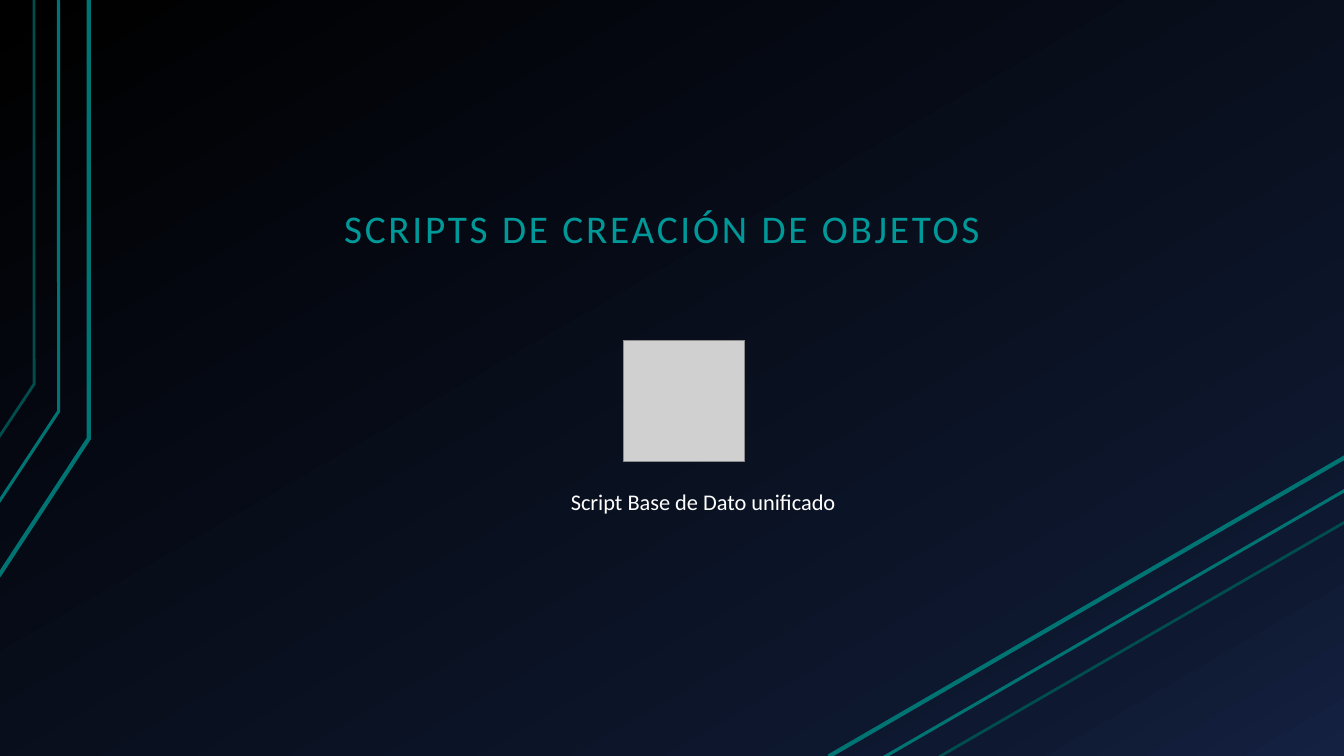
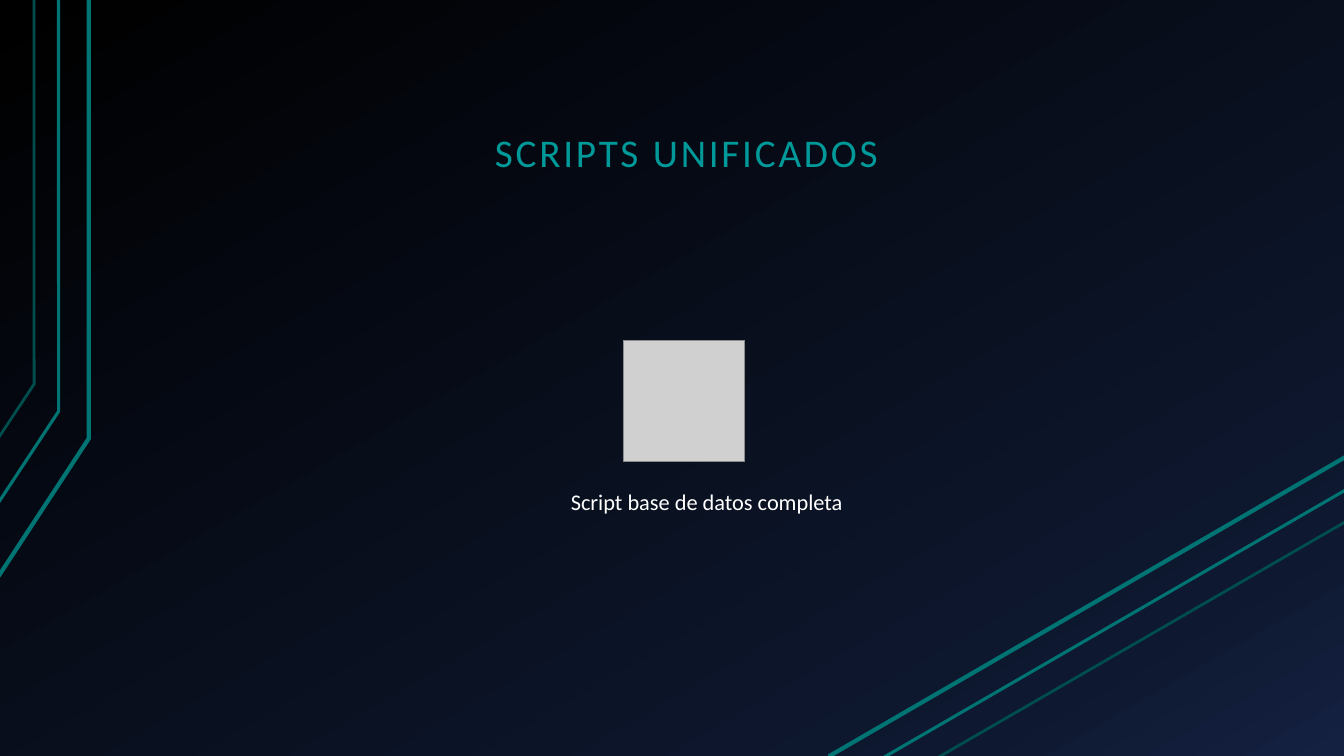
Before and after one commit to hferrer08/BDEcommerce, a slide deck: slide 25 of EcommerceVideojuegos+HubertFerrer.pptx (slide 22 before the commit). Drawn at 1344x756 pixels with LibreOffice and Linux fonts; fonts in the diff are those of the drawing; grey boxes stand for pictures. Boxes give left, top, right and bottom in pixels: in the first picture for what was removed or moved away, otherwise in the second. Text is boxed around its words. In the diff, an @@ line names an element or a change of style, - is before the commit and + after.

```diff
--- a/EcommerceVideojuegos+HubertFerrer.pptx
+++ b/EcommerceVideojuegos+HubertFerrer.pptx
@@ text added at [495, 141, 878, 167], 28 pt, text #009999 @@
+SCRIPTS UNIFICADOS
@@ text removed at [344, 211, 979, 243] @@
-SCRIPTS DE CREACIÓN DE OBJETOS
@@ text at [571, 494, 843, 514]: text changed @@
-Script Base de Dato unificado
+Script base de datos completa
```
Also in this commit, not shown: 1 other slide changed, 4 slides added, 2 slides removed, 2 other files.
